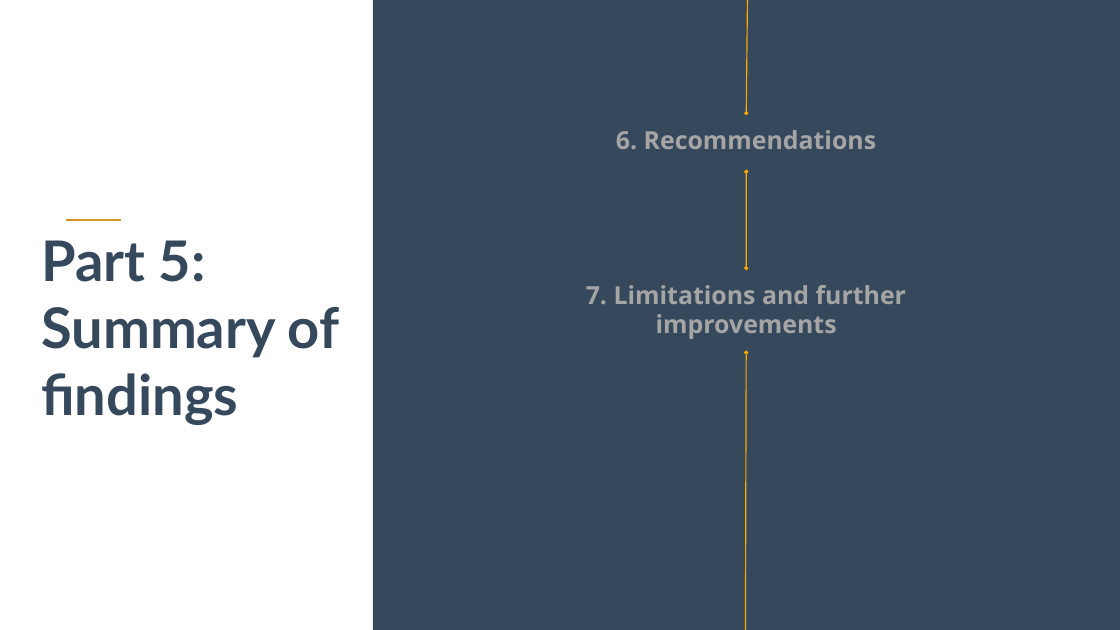
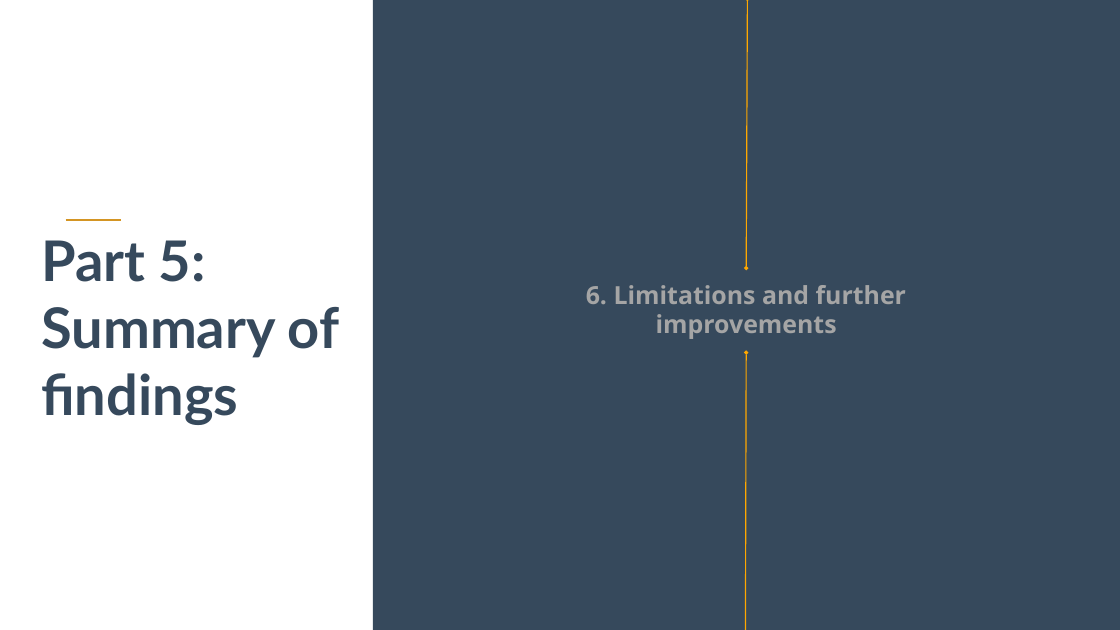
Before and after one commit to ogrnz/analytics-consulting, a slide deck: slide 25 of A/Presentation Case A.pptx (slide 22 before the commit). Drawn at 1120x630 pixels with LibreOffice and Linux fonts; fonts in the diff are those of the drawing. Boxes give left, top, right and bottom in pixels: in the first picture for what was removed or moved away, otherwise in the second. Text is boxed around its words. In the diff, an @@ line names an element or a change of style, - is before the commit and + after.

```diff
--- a/A/Presentation Case A.pptx
+++ b/A/Presentation Case A.pptx
@@ arrow moved from (748, 0) - (746, 113) to (748, 0) - (746, 268) @@
@@ arrow (748, 0) - (746, 268): arrow to double arrow @@
@@ text removed at (616, 130, 877, 149) @@
-6. Recommendations
@@ text at (586, 285, 906, 339): text changed @@
-7. Limitations and further improvements
+6. Limitations and further improvements
```
Also in this commit, not shown: 10 other slides changed, 4 slides added, 2 slides removed.
